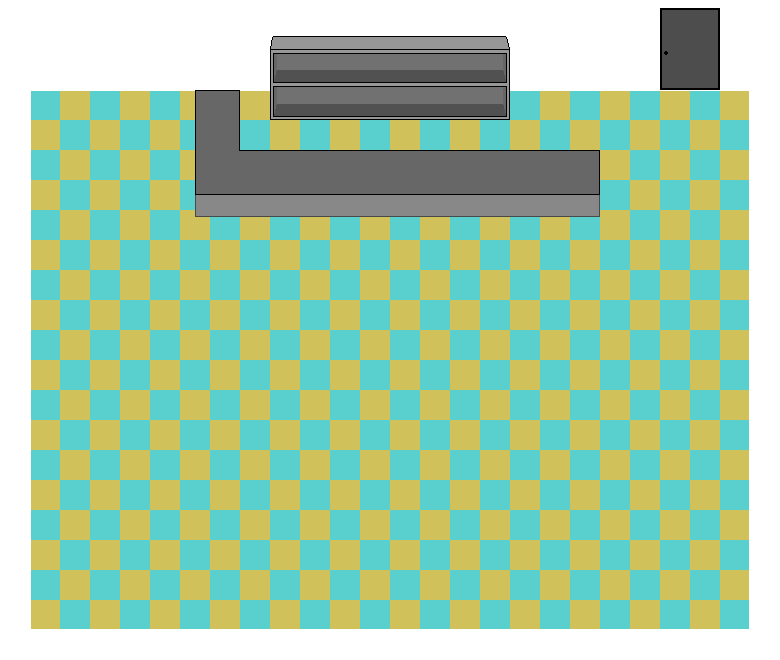
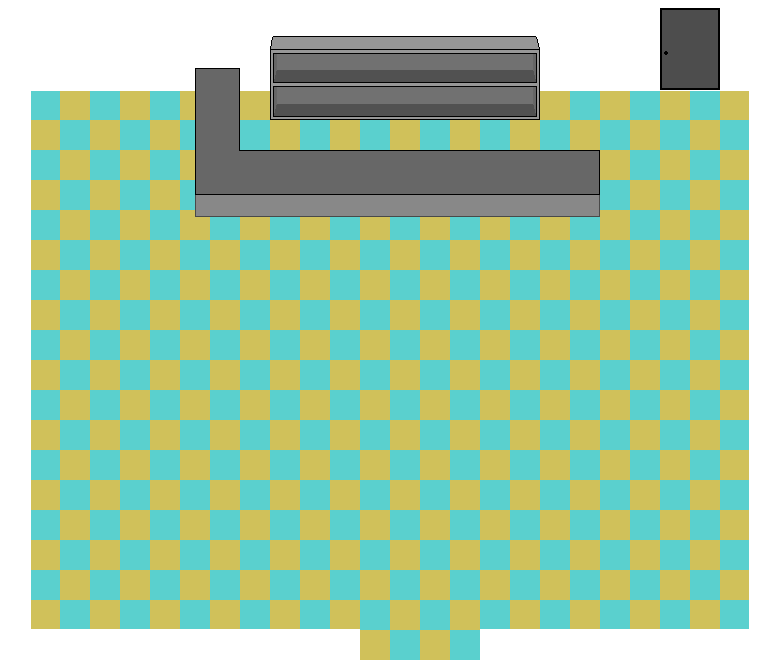
Revision of a layered 780px x 660px image; what changed, layer by layer:
painted on "Background" over [195, 36, 540, 660]
